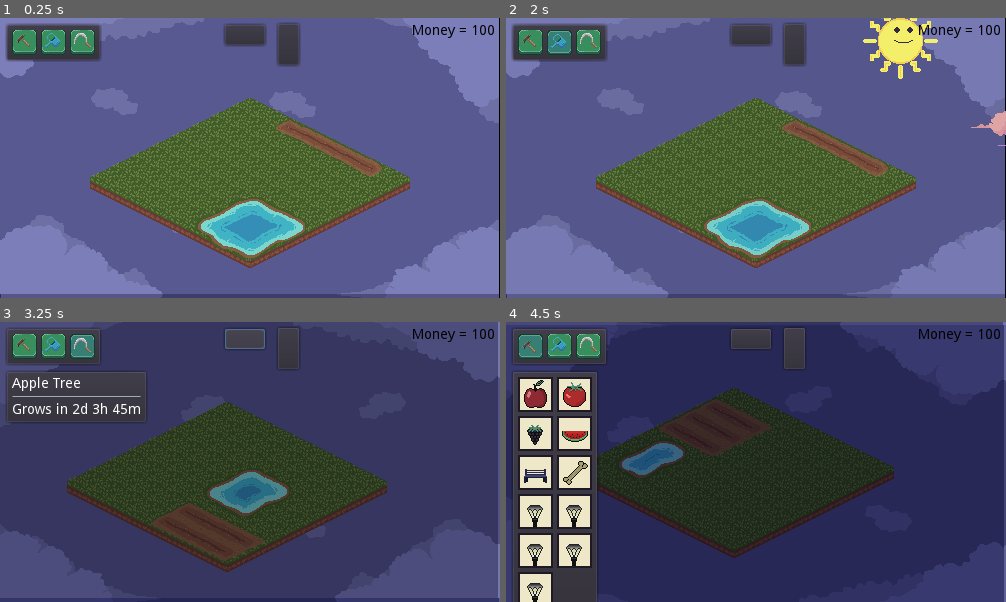
Above: before the commit, frames 1-4 (two rows, left to right).
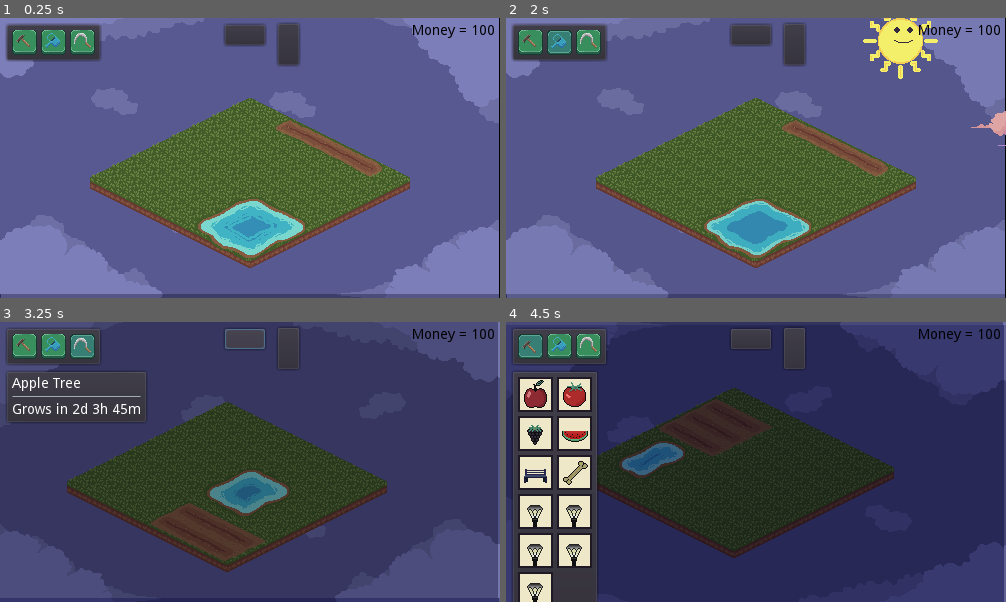
Above: after the commit, the same moments.

Repository: Valentino-02/New-Wild-Jam
Game: Godot game, scene res://src/levels/Test_Level.tscn
The game is run twice, just before and just after one commit, with the same random seed, the same clock (stepped at 60 frames per second) and the same inputs. Sound files missing from this copy of the repository are replaced by a short silence.
Inputs (mouse positions are in pixels of both pictures, inside the frame that each line leads up to):
- Up to frame 1 (0.25 s): no input
- Up to frame 2 (2 s): click (531, 43) at 0.5 s; click (561, 43) at 1.25 s
- Up to frame 3 (3.25 s): click (80, 347) at 2 s; click (245, 338) at 2.75 s
- Up to frame 4 (4.5 s): click (796, 347) at 3.5 s; click (531, 347) at 4.25 s

The runs differ from the first frame. In frame 1, 0.9% of the frame differs, in the area x 18-82%, y 29-84%; in frame 2, 0.9%; in frame 3, 0.5%; in frame 4, less than 0.1%.

Commit message:
fix

Diff:
--- a/src/levels/Test_Level.tscn
+++ b/src/levels/Test_Level.tscn
@@ -394,13 +394,12 @@
 [node name="Floor_TR" type="AnimatedSprite" parent="TR"]
 position = Vector2( 10, 85 )
 frames = SubResource( 3 )
-frame = 1
 playing = true
 
 [node name="AnimatedSprite" type="AnimatedSprite" parent="TR"]
 position = Vector2( 5, 139 )
 frames = SubResource( 23 )
-frame = 1
+frame = 2
 playing = true
 
 [node name="BoardObjectSort" type="YSort" parent="TR"]
@@ -419,7 +418,6 @@
 position = Vector2( -510.365, 85 )
 frames = SubResource( 3 )
 animation = "New Anim"
-frame = 1
 playing = true
 
 [node name="AnimatedSprite" type="AnimatedSprite" parent="TL"]
@@ -443,13 +441,12 @@
 position = Vector2( 10, 362.923 )
 frames = SubResource( 3 )
 animation = "New Anim 1"
-frame = 1
 playing = true
 
 [node name="AnimatedSprite" type="AnimatedSprite" parent="BR"]
 position = Vector2( -96, 360 )
 frames = SubResource( 33 )
-frame = 2
+frame = 3
 playing = true
 
 [node name="BoardObjectSort" type="YSort" parent="BR"]
@@ -467,12 +464,13 @@
 position = Vector2( -509.187, 343.923 )
 frames = SubResource( 3 )
 animation = "New Anim 2"
+frame = 1
 playing = true
 
 [node name="AnimatedSprite2" type="AnimatedSprite" parent="BL"]
 position = Vector2( -597, 329 )
 frames = SubResource( 33 )
-frame = 1
+frame = 2
 playing = true
 
 [node name="BoardObjectSort" type="YSort" parent="BL"]
--- a/src/objects/Object_Data.gd
+++ b/src/objects/Object_Data.gd
@@ -28,12 +28,12 @@
 		"icon_texture": "res://assets/sprites/UI/Tomatoe.png",
 		"place" : "dirt",
 		"v_offset": -12,
-		"growth_time": [ [ 0, 4, 0 ], [ 0, 4, 0 ], [ 0, 4, 0] ],
+		"growth_time": [ [ 0, 4, 0 ], [ 0, 4, 0 ], [ 0, 4, 0], [ 0, 4, 0]  ],
 		"growth_textures": [
 			"res://assets/sprites/plants/tomato_plant_1.png",
 			"res://assets/sprites/plants/tomato_plant_2.png",
 			"res://assets/sprites/plants/tomato_plant_3.png",
-			"res://assets/sprites/plants/tomato_plant_3_with_fruit.png",
+			"res://assets/sprites/plants/tomato_plant_3_with_flowers.png",
 			"res://assets/sprites/plants/tomato_plant_3_with_fruit.png"
 		]
 	},
